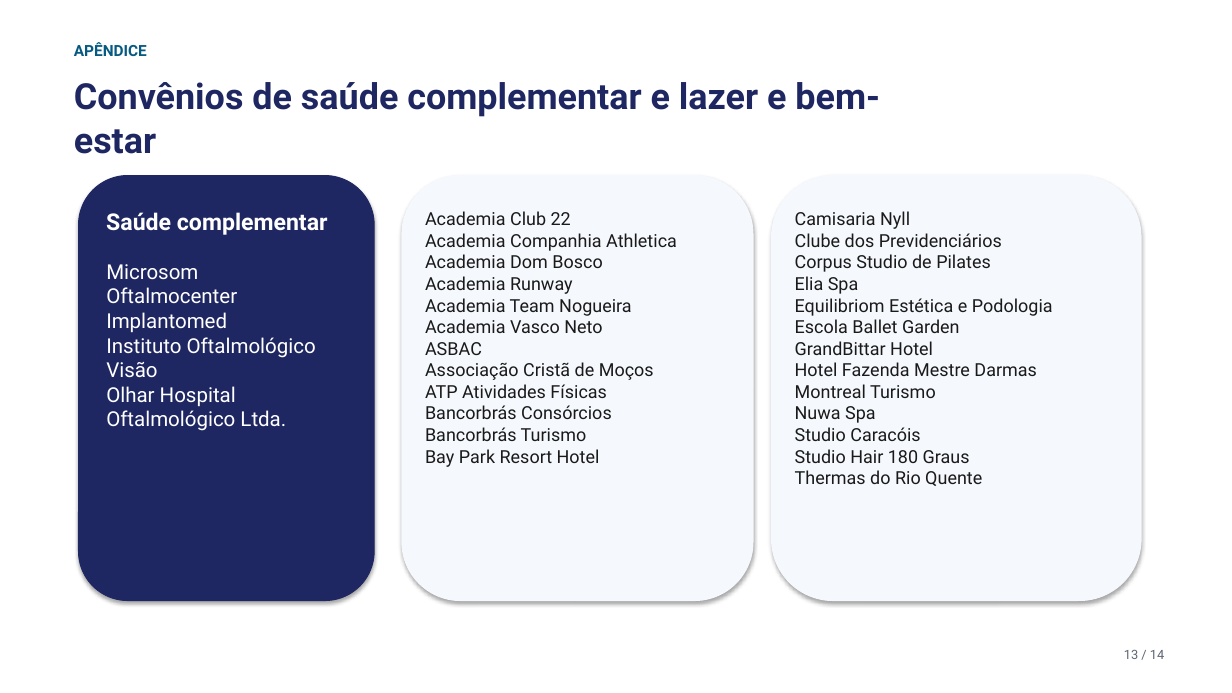
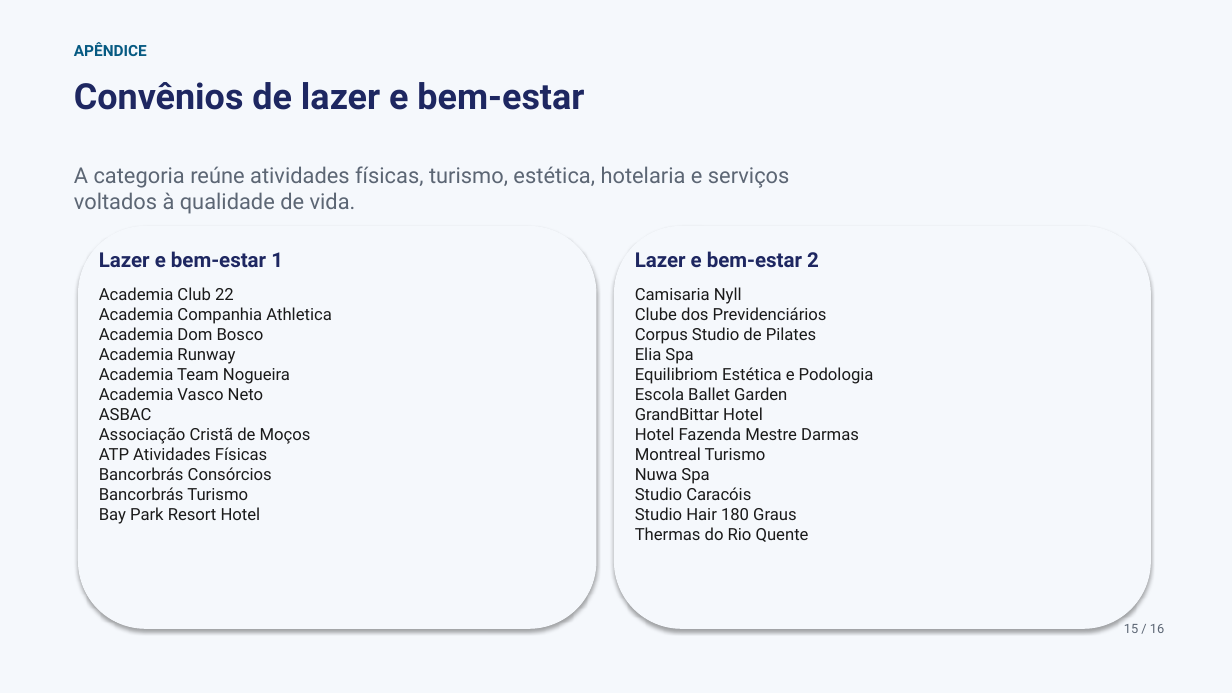
Before and after one commit to prof-ramos/onboard-asof, a slide deck: slide 15 of presentation/onboard-asof.pptx (slide 13 before the commit). Drawn at 1232x693 pixels with LibreOffice and Linux fonts; fonts in the diff are those of the drawing. Boxes give left, top, right and bottom in pixels: in the first picture for what was removed or moved away, otherwise in the second. Text is boxed around its words. In the diff, an @@ line names an element or a change of style, - is before the commit and + after.

```diff
--- a/presentation/onboard-asof.pptx
+++ b/presentation/onboard-asof.pptx
@@ background #FFFFFF to #F5F8FC @@
@@ text at <box>74,82,584,110</box>: text changed @@
-Convênios de saúde complementar e lazer e bem-estar
+Convênios de lazer e bem-estar
@@ text added at <box>74,166,790,214</box>, 17 pt, text #5C6674 @@
+A categoria reúne atividades físicas, turismo, estética, hotelaria e serviços voltados à qualidade de vida.
@@ rounded rectangle removed at <box>79,176,374,601</box> @@
@@ rounded rectangle: place and size @@
-rounded rectangle at <box>402,176,753,601</box>
+rounded rectangle at <box>79,226,596,628</box>
@@ text removed at <box>106,212,328,235</box> @@
-Saúde complementar
@@ rounded rectangle: place and size @@
-rounded rectangle at <box>772,176,1141,601</box>
+rounded rectangle at <box>615,226,1151,628</box>
@@ text added at <box>99,251,283,267</box>, 16 pt, text #1E2761, bold @@
+Lazer e bem-estar 1
@@ text removed at <box>106,264,316,431</box> @@
-Microsom
-Oftalmocenter
-Implantomed
-Instituto Oftalmológico Visão
-Olhar Hospital Oftalmológico Ltda.
@@ text added at <box>635,251,819,267</box>, 16 pt, text #1E2761, bold @@
+Lazer e bem-estar 2
@@ text "Academia Club 22" at <box>99,287,331,524</box>: size 14 to 13 pt @@
@@ text "Academia Club 22": place and size @@
-text "Academia Club 22" at <box>425,211,677,467</box>
+text "Academia Club 22" at <box>99,287,331,524</box>
@@ text "Camisaria Nyll": place and size @@
-text "Camisaria Nyll" at <box>795,211,1053,486</box>
+text "Camisaria Nyll" at <box>635,287,874,542</box>
@@ text "Camisaria Nyll" at <box>635,287,874,542</box>: size 14 to 13 pt @@
@@ text at <box>1124,624,1164,633</box>: text changed @@
-13 / 14
+15 / 16
```
Also in this commit, not shown: 13 other slides changed, 2 slides added, 1 other file.
